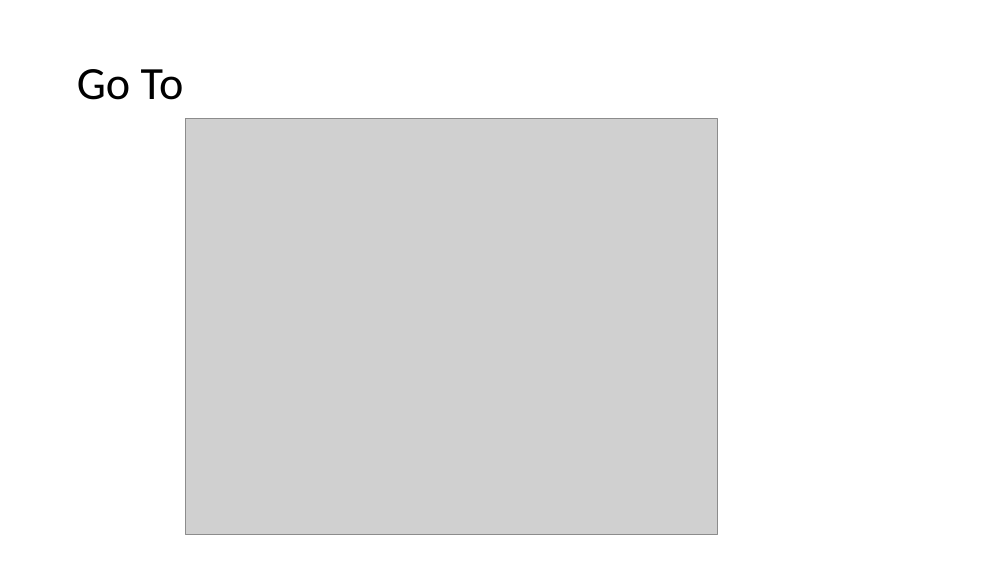
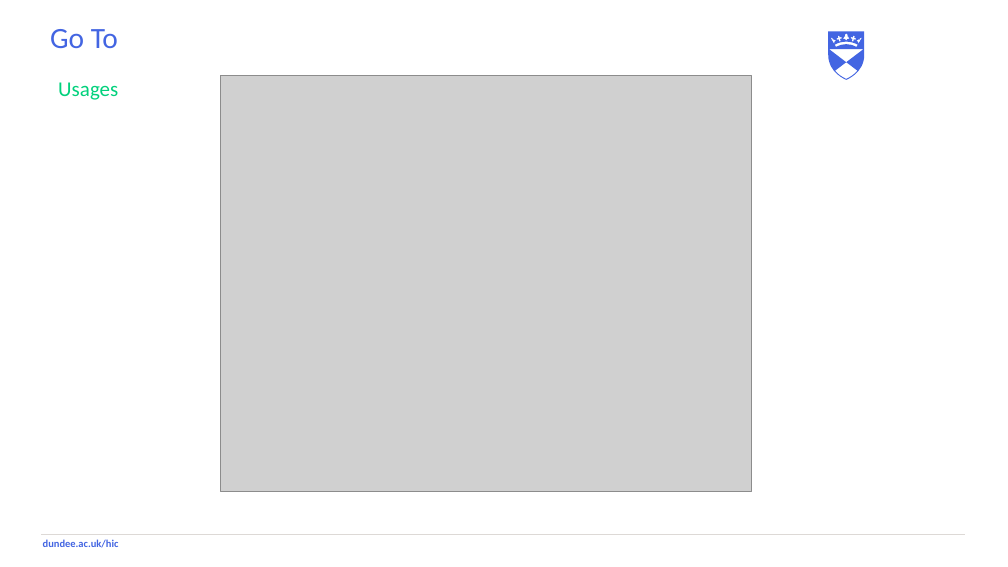
Before and after one commit to HicServices/RDMP, a slide deck: slide 20 of Documentation/RDMP Presentation2.pptx (slide 18 before the commit). Drawn at 1008x567 pixels with LibreOffice and Linux fonts; fonts in the diff are those of the drawing; grey boxes stand for pictures; background and template pictures are left out. Boxes give left, top, right and bottom in pixels: in the first picture for what was removed or moved away, otherwise in the second. Text is boxed around its words. In the diff, an @@ line names an element or a change of style, - is before the commit and + after.

Commit message:
HDR-317 Changed to HIC theme and added new slides

```diff
--- a/Documentation/RDMP Presentation2.pptx
+++ b/Documentation/RDMP Presentation2.pptx
@@ title "Go To": place and size @@
-title "Go To" at bbox=[77, 69, 184, 100]
+title "Go To" at bbox=[50, 29, 118, 48]
@@ title "Go To" at bbox=[50, 29, 118, 48]: size 44 to 28 pt, text colour #000000 to #4365E2; line spacing 0.9 to 0.8; vertical alignment middle to top @@
@@ freeform shape added at bbox=[829, 32, 865, 80], fill #4365E2 @@
@@ text added at bbox=[58, 82, 118, 100], 20 pt, text #01D17C @@
+Usages
@@ picture: place and size @@
-picture at bbox=[185, 119, 717, 535]
+picture at bbox=[220, 76, 752, 492]
@@ line added from (42, 535) to (966, 535), #DDD9D6 0.25 pt @@
@@ rectangle added at bbox=[42, 516, 969, 525], fill #FFFFFF @@
@@ text added at bbox=[43, 539, 119, 548], 10 pt, text #4365E2, bold @@
+dundee.ac.uk/hic
```
Also in this commit, not shown: 16 other slides changed, 3 slides added, 1 slide removed.
